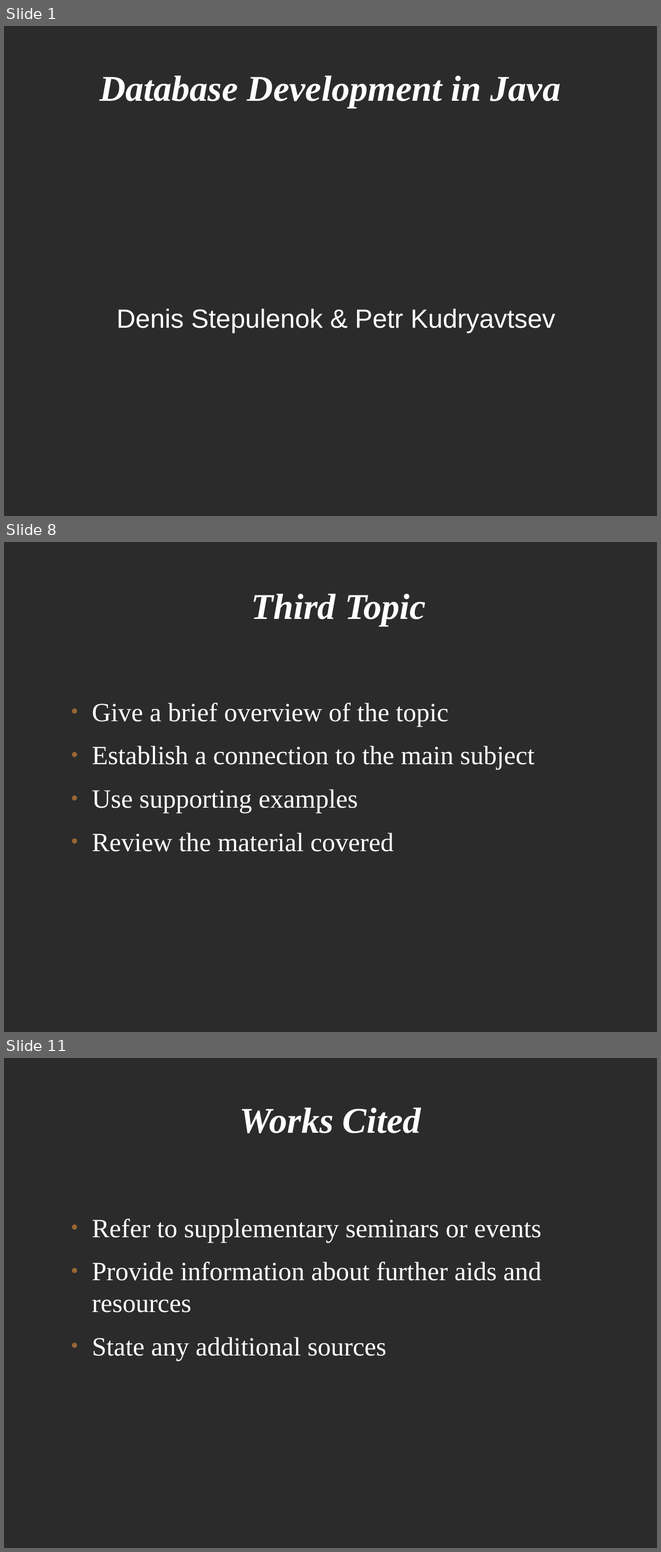
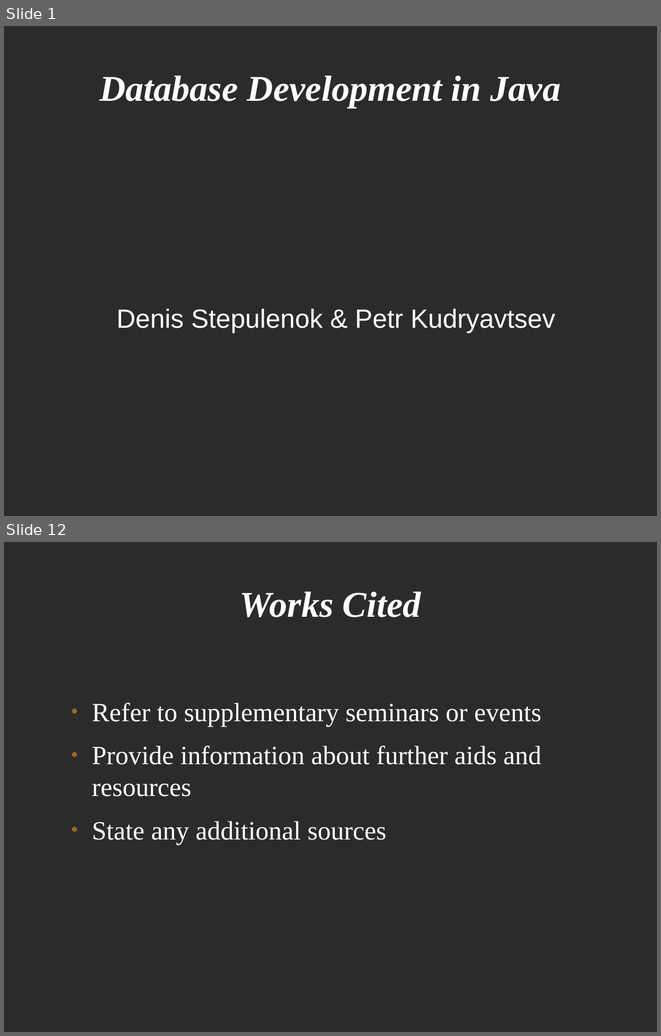
Before and after one commit to levelp/java, a slide deck: Java Databases.odp. Shown one above the other, each under a label of ours: slides 1, 8 and 11 before the commit, slides 1 and 12 after it; the slides between them are not shown. The pictures are 661x1552 and 661x1036 pixels, drawn with LibreOffice and Linux fonts; fonts in the diff are those of the drawing; background and template pictures are left out; a plain dark background stands for a picture behind light text. Boxes give left, top, right and bottom in pixels: in the first picture for what was removed or moved away, otherwise in the second. Text is boxed around its words. In the diff, an @@ line names an element or a change of style, - is before the commit and + after.

```diff
--- a/Java Databases.odp
+++ b/Java Databases.odp
@@ slide 8 removed at [4,542,657,1032], background picture (left out) @@
@@ title removed at [252,593,426,626] @@
-Third Topic
@@ text removed at [92,703,535,852] @@
-● Give a brief overview of the topic
-● Establish a connection to the main subject
-● Use supporting examples
-● Review the material covered
@@ what was slide 11 is now slide 12 @@
```
Also in this commit, not shown: 10 slides added, 8 other slides removed, 1 other file.
